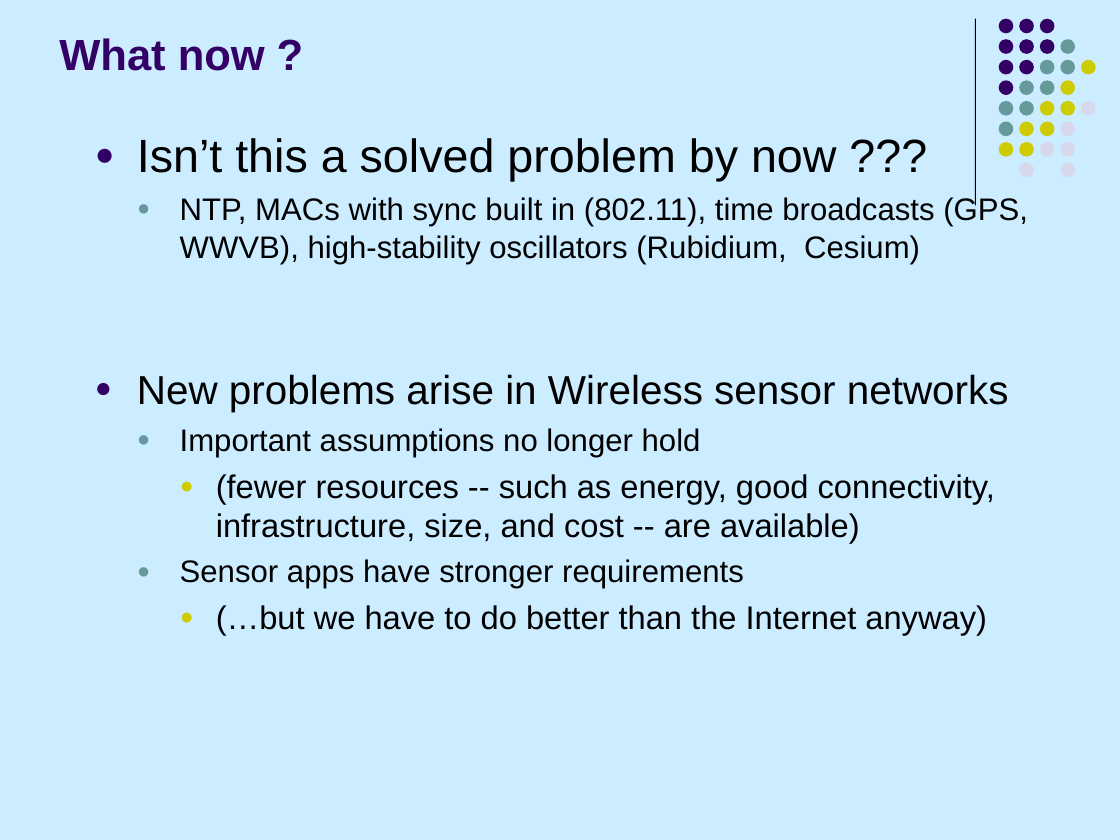
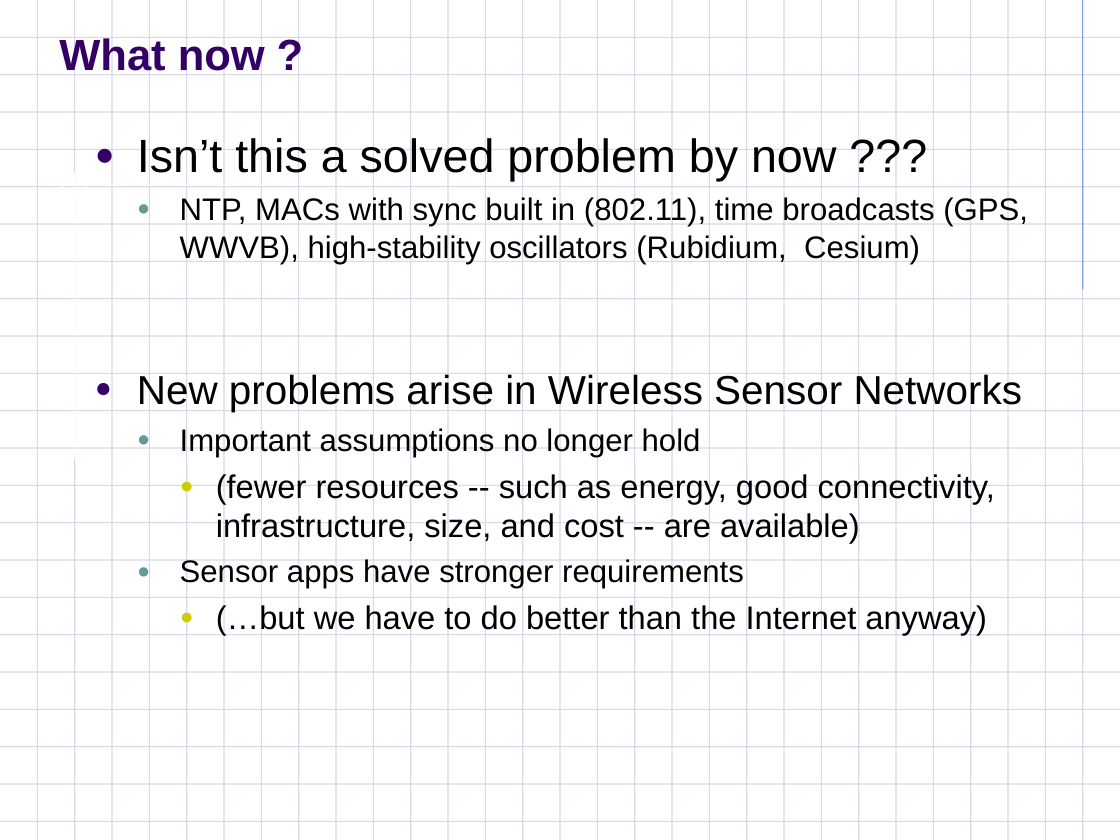
Before and after one commit to fasalex/symposium, a slide deck: slide 7 of Presentation.ppt (slide 6 before the commit). Drawn at 1120x840 pixels with LibreOffice and Linux fonts; fonts in the diff are those of the drawing; background and template pictures are left out. Boxes give left, top, right and bottom in pixels: in the first picture for what was removed or moved away, otherwise in the second. Text is boxed around its words. In the diff, an @@ line names an element or a change of style, - is before the commit and + after.

```diff
--- a/Presentation.ppt
+++ b/Presentation.ppt
@@ background #CCECFF to #FFFFFF @@
@@ line removed from (976, 19) to (976, 205) @@
@@ group added at box(0, 0, 1120, 840): 54 lines, 1 freeform shape @@
@@ group removed at box(999, 19, 1095, 177): 31 ellipses @@
@@ text at box(137, 374, 1022, 412): text changed @@
-● New problems arise in Wireless sensor networks
+● New problems arise in Wireless Sensor Networks
```
Also in this commit, not shown: 37 other slides changed, 4 slides added, 5 slides removed, 13 other files.
